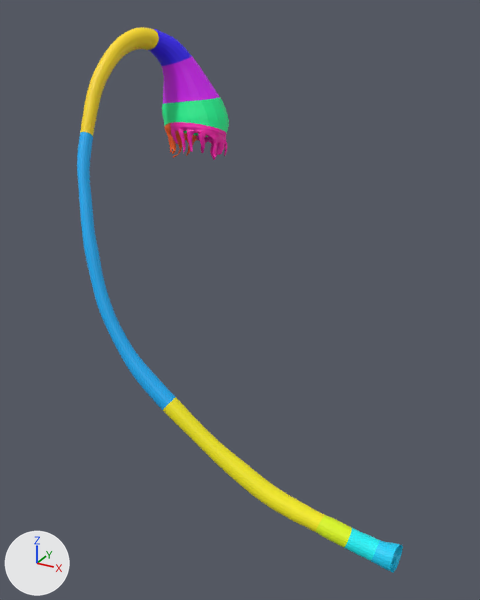
What one commit did to the glTF model output-data/millitome/fallopian-tube-female-right-upenn/v1.0/fallopian-tube-female-right-upenn.glb.
Rendered twice from a 50 mm lens placed at (0.0429, -0.063, 0.0472), pointed at (0.0148, -0.0119, 0.0217). Every picture has the same lights, and +X, +Y and +Z are marked at lower left. The picture after the commit comes second. Where no turn or scale is listed for an object, it has been applied to the vertices.

The first picture shows '1', '10', '11', '2', '3', '4', '5', '6', '7', '8', '9' and 1 more.
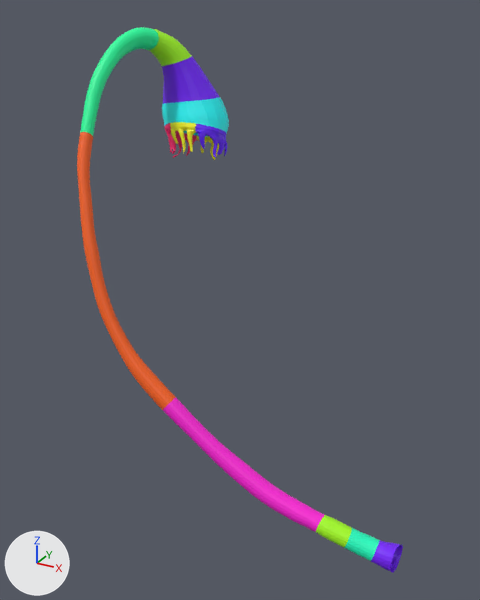
Diff of the bpy script that builds the scene:
```diff
--- a/output-data/millitome/fallopian-tube-female-right-upenn/v1.0/fallopian-tube-female-right-upenn.glb.py
+++ b/output-data/millitome/fallopian-tube-female-right-upenn/v1.0/fallopian-tube-female-right-upenn.glb.py
@@ me_4 @@
 me_4.from_pydata(...)  # 1646 vertices, 3127 faces; spans x 0.0109..0.0267, y -0.0204..-0.0171, z 0.0035..0.014
+# me_4 part 1: 3127 faces centred in x 0.0109..0.0267, y -0.0204..-0.0171, z 0.0035..0.0139 are repainted in the vertex colours; the middle colour goes from yellow #fef416 to pink #fe1cd8
 me_4.materials.append(mat_defaultmaterial)
@@ me_5 @@
 me_5.from_pydata(...)  # 2633 vertices, 5100 faces; spans x -0.0002..0.012, y -0.0205..-0.0146, z 0.0127..0.0369
+# me_5 part 2: 5100 faces centred in x -0.0002..0.012, y -0.0205..-0.0146, z 0.0127..0.0368 are repainted in the vertex colours; the middle colour goes from blue #16b4fe to orange #fe651c
 me_5.materials.append(mat_defaultmaterial_001)
@@ me_6 @@
 me_6.from_pydata(...)  # 1452 vertices, 2737 faces; spans x -0.00064..0.0028, y -0.01552..-0.00607, z 0.03607..0.04554
+# me_6 part 3: 2737 faces centred in x -0.00063..0.00279, y -0.01548..-0.00612, z 0.03616..0.04551 are repainted in the vertex colours; the middle colour goes from yellow #fedc16 to green #1cfe9f
 me_6.materials.append(mat_defaultmaterial_002)
@@ me_10 @@
 me_10.from_pydata(...)  # 691 vertices, 1283 faces; spans x 0.00628..0.00833, y -0.00573..-0.00101, z 0.03309..0.03665
+# me_10 part 4: 1283 faces centred in x 0.00632..0.00833, y -0.00572..-0.00107, z 0.03311..0.03663 are repainted in the vertex colours; the middle colour goes from pink #fe16b0 to purple #651cfe
 me_10.materials.append(mat_defaultmaterial_003)
@@ me_11 @@
 me_11.from_pydata(...)  # 819 vertices, 1479 faces; spans x 0.0031..0.0069, y -0.00592..-0.00021, z 0.03218..0.03672
+# me_11 part 5: 1479 faces centred in x 0.00318..0.00685, y -0.00592..-0.00021, z 0.03219..0.0367 are repainted in the vertex colours; the middle colour goes from pink #fe16b5 to yellow #fefb1c
 me_11.materials.append(mat_defaultmaterial_004)
@@ me_7 @@
 me_7.from_pydata(...)  # 518 vertices, 864 faces; spans x 0.00046..0.00475, y -0.00653..-0.00229, z 0.04188..0.04541
+# me_7 part 6: 864 faces centred in x 0.00051..0.00471, y -0.00651..-0.00236, z 0.04193..0.04541 are repainted in the vertex colours; the middle colour goes from blue #3216fe to green #a7fe1c
 me_7.materials.append(mat_defaultmaterial_006)
@@ me_8 @@
 me_8.from_pydata(...)  # 570 vertices, 970 faces; spans x 0.00095..0.00719, y -0.00533..-0.00023, z 0.03799..0.04285
+# me_8 part 7: 970 faces centred in x 0.00096..0.0071, y -0.00531..-0.00026, z 0.03803..0.04279 are repainted in the vertex colours; the middle colour goes from purple #db16fe to purple #731cfe
 me_8.materials.append(mat_defaultmaterial_007)
@@ me_9 @@
 me_9.from_pydata(...)  # 524 vertices, 879 faces; spans x 0.0009..0.0082, y -0.00574..0.00028, z 0.03432..0.03889
+# me_9 part 8: 879 faces centred in x 0.00091..0.00817, y -0.00574..0.00026, z 0.03433..0.03885 are repainted in the vertex colours; the middle colour goes from green #16fe97 to cyan #1cfdfe
 me_9.materials.append(mat_defaultmaterial_008)
@@ me_1 @@
 me_1.from_pydata(...)  # 340 vertices, 560 faces; spans x 0.03127..0.03354, y -0.0183..-0.01541, z 0.00111..0.00388
+# me_1 part 9: 560 faces centred in x 0.03131..0.03349, y -0.01829..-0.01546, z 0.00113..0.00387 are repainted in the vertex colours; the middle colour goes from cyan #16d5fe to purple #781cfe
 me_1.materials.append(mat_defaultmaterial_009)
@@ me_2 @@
 me_2.from_pydata(...)  # 420 vertices, 680 faces; spans x 0.0287..0.03181, y -0.01865..-0.01618, z 0.00183..0.00449
+# me_2 part 10: 680 faces centred in x 0.02882..0.03179, y -0.01863..-0.01621, z 0.00186..0.00446 are repainted in the vertex colours; the middle colour goes from cyan #16f9fe to green #1cfec1
 me_2.materials.append(mat_defaultmaterial_010)
@@ me_3 @@
 me_3.from_pydata(...)  # 409 vertices, 656 faces; spans x 0.02633..0.0294, y -0.01896..-0.01673, z 0.00269..0.00522
+# me_3 part 11: 656 faces centred in x 0.02638..0.02936, y -0.01895..-0.01673, z 0.0027..0.0052 are repainted in the vertex colours; the middle colour goes from yellow #e2fe16 to green #a7fe1c
 me_3.materials.append(mat_defaultmaterial_011)
```

Boxes (x1, y1, x2, y2) around the edits, measured in the pictures (480 x 600 px):
part 1 of me_4, recoloured (yellow to pink): (163, 397, 324, 532) in both
part 2 of me_5, recoloured (blue to orange): (77, 132, 175, 410) in both
part 3 of me_6, recoloured (yellow to green): (80, 27, 159, 136) in both
part 4 of me_10, recoloured (pink to purple): (195, 124, 227, 157) in both
part 5 of me_11, recoloured (pink to yellow): (170, 122, 219, 160) in both
part 6 of me_7, recoloured (blue to green): (148, 29, 192, 66) in both
part 7 of me_8, recoloured: (161, 56, 220, 104) in both
part 8 of me_9, recoloured (green to cyan): (162, 97, 229, 137) in both
part 9 of me_1, recoloured (cyan to purple): (371, 540, 403, 573) in both
part 10 of me_2, recoloured (cyan to green): (344, 528, 380, 561) in both
part 11 of me_3, recoloured: (316, 515, 352, 547) in both
